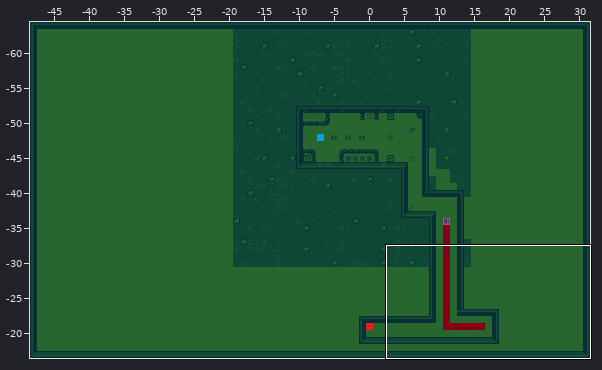
One commit to this Tiled map: public/assets/tilemaps/level2.tmx. The first picture is a wide view before the edit; the outline marks the close-up.
Close-up. As it was:
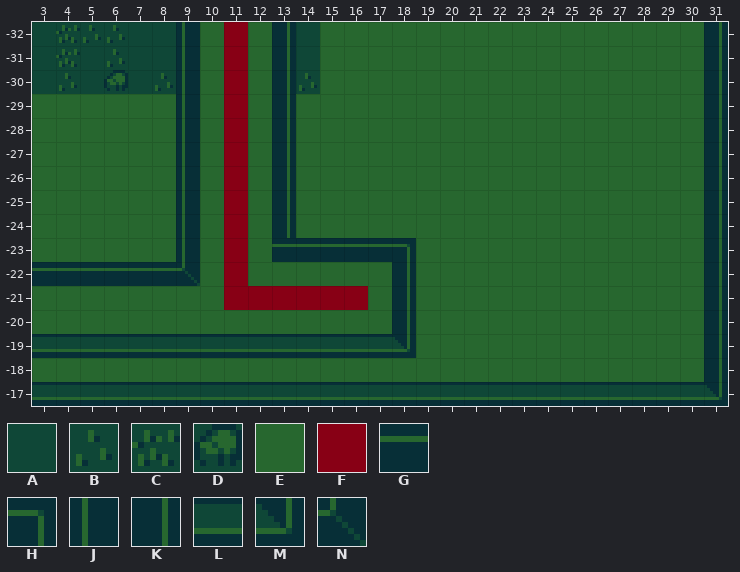
Cells are 16x16 px. Shown: x 3..31, y -32..-17. The commit also changed other parts of the map, which this record leaves out.
Key: from "tileset": A 0, B 5, C 6, D 7, E 25, F 34, G 55, H 56, J 57, K 59, L 61, M 62, N 65.
_ is an empty cell.
Layer "Tile Layer 1" before, first column x 3:
-32 ACBBAAJEFEKAEEEEEEEEEEEEEEEEK
-31 ACABAAJEFEKAEEEEEEEEEEEEEEEEK
-30 ABADABJEFEKBEEEEEEEEEEEEEEEEK
-29 EEEEEEJEFEKEEEEEEEEEEEEEEEEEK
-28 EEEEEEJEFEKEEEEEEEEEEEEEEEEEK
-27 EEEEEEJEFEKEEEEEEEEEEEEEEEEEK
-26 EEEEEEJEFEKEEEEEEEEEEEEEEEEEK
-25 EEEEEEJEFEKEEEEEEEEEEEEEEEEEK
-24 EEEEEEJEFEKEEEEEEEEEEEEEEEEEK
-23 EEEEEEJEFEGGGGGHEEEEEEEEEEEEK
-22 GGGGGGNEFEEEEEEKEEEEEEEEEEEEK
-21 EEEEEEEEFFFFFFEKEEEEEEEEEEEEK
-20 EEEEEEEEEEEEEEEKEEEEEEEEEEEEK
-19 LLLLLLLLLLLLLLLMEEEEEEEEEEEEK
-18 EEEEEEEEEEEEEEEEEEEEEEEEEEEEK
-17 LLLLLLLLLLLLLLLLLLLLLLLLLLLLM
The result:
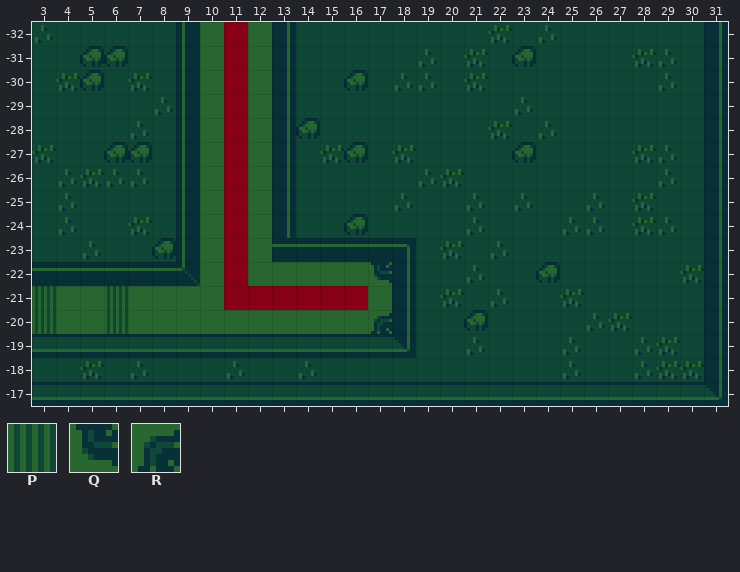
Further tiles: from "tileset": P 49, Q 75, R 76.
What changed:
Layer "Tile Layer 1":
y -32: x 3..6 ACBB -> BAAA; x 15..30 EEEEEEEEEEEEEEEE -> AAAAAAACABAAAAAA
y -31: x 4..6 CAB -> ADD; x 15..30 EEEEEEEEEEEEEEEE -> AAAABACADAAAACBA
y -30: x 4..8 BADAB -> CDACA; x 14..30 BEEEEEEEEEEEEEEEE -> AADABBACAAAAAAABA
y -29: x 3..8 EEEEEE -> AAAAAB; x 14..30 EEEEEEEEEEEEEEEEE -> AAAAAAAAABAAAAAAA
y -28: x 3..8 EEEEEE -> AAAABA; x 14..30 EEEEEEEEEEEEEEEEE -> DAAAAAAACABAAAAAA
y -27: x 3..8 EEEEEE -> CAADDA; x 14..30 EEEEEEEEEEEEEEEEE -> ACDACAAAADAAAACBA
y -26: x 3..8 EEEEEE -> ABCBBA; x 14..30 EEEEEEEEEEEEEEEEE -> AAAAABCAAAAAAAABA
y -25: x 3..8 EEEEEE -> ABAAAA; x 14..30 EEEEEEEEEEEEEEEEE -> AAAABAABABAABACAA
y -24: x 3..8 EEEEEE -> ABAACA; x 14..30 EEEEEEEEEEEEEEEEE -> AADAAAABAAABBACBA
y -23: x 3..8 EEEEEE -> AABAAD; x 19..30 EEEEEEEEEEEE -> ACABAAAAAAAA
y -22: x 17 E -> Q; x 19..30 EEEEEEEEEEEE -> AABAADAAAAAC
y -21: x 3 E -> P; x 6 E -> P; x 19..30 EEEEEEEEEEEE -> ACABAACAAAAA
y -20: x 3 E -> P; x 6 E -> P; x 17 E -> R; x 19..30 EEEEEEEEEEEE -> AADAAAABCAAA
y -19: x 19..30 EEEEEEEEEEEE -> AABAAABAABCA
y -18: x 3..30 EEEEEEEEEEEEEEEEEEEEEEEEEEEE -> AACABAAABAABAAAAAAAAAABAABCC
Changed places in both close-ups, as pixel boxes (x1, y1, x2, y2):
changed: (32, 22, 704, 382)
